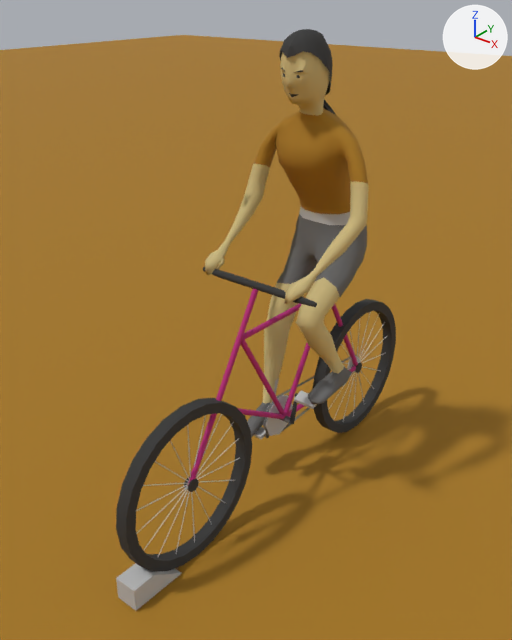
An edit to the COLLADA model exercises/Bicycle/src/bicycle/assets/bicycle.dae, drawn before and after from the same camera.
One viewpoint serves both versions: a camera (50 mm lens) standing at (0.159, -0.201, 0.214) and looking at (-0.006, 0.004, 0.087). Every picture has the same lights, and +X, +Y and +Z are marked at upper right. Where no turn or scale is listed for an object, it has been applied to the vertices.

In view in the first picture: 'beam4', 'beam6', 'block', 'ground', 'hair', 'handleBar', 'polySurface1', 'wheelBack', 'wheelFron'.
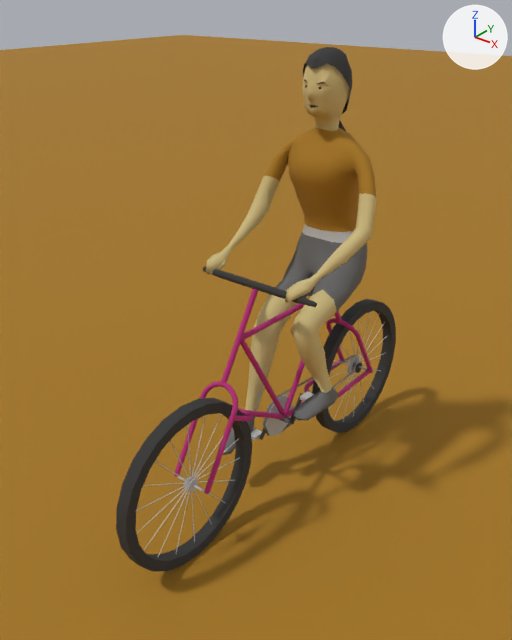
Location of each change, (x1, y1, x2, y2) in pixels of the pictures (512 x 640 px):
'polySurface1', reshaped
    before: (205, 51, 369, 438)
    after: (206, 64, 376, 455)
'wheelBack', no longer drawn (black)
    before: (313, 299, 396, 433)
'wheelBack.001', added (black)
    after: (312, 299, 396, 433)
'hair', mesh turned
    before: (279, 29, 336, 115)
    after: (303, 47, 352, 131)
'block', deleted
    before: (116, 563, 181, 611)
'beam6', reshaped (46% narrower, 51% shorter)
    before: (188, 288, 258, 483)
    after: (221, 288, 258, 384)
'beam11', added
    after: (204, 412, 236, 494)
'pTorus1', added
    after: (200, 381, 238, 413)
'beam13', added
    after: (174, 397, 203, 477)
'pTorus3', added
    after: (326, 318, 360, 339)
'pasted__beam14', added
    after: (338, 369, 370, 396)
'beam14', added
    after: (356, 337, 373, 373)
'beam4', deleted
    before: (287, 366, 356, 417)
'beam10', added
    after: (229, 415, 249, 421)
'pTorus2', added
    after: (238, 408, 253, 421)
'beam8', added
    after: (328, 328, 345, 363)
'handleBar1', added
    after: (178, 476, 210, 495)
'pasted__pTorus3', added
    after: (304, 382, 340, 397)
'pasted__beam8', added
    after: (309, 360, 341, 385)
'handleBar2', added
    after: (345, 361, 373, 372)

What changed in the scene script:
```text
Change me_hairshape:
    where me_hairshape.from_pydata(...)  # 147 vertices, 261 faces; spans x -0.0115..0.01, y 0.0158..0.0524, z 0.147..0.1969
    me_hairshape part 1: the whole mesh is turned -10.9 degrees about the x axis through its middle, then moved by (0.0, 0.0122, -0.0082)
Change me_polysurfaceshape1:
    remove me_polysurfaceshape1.from_pydata(...)  # 908 vertices, 1824 faces; spans x -0.029..0.03, y -0.007..0.061, z 0.022..0.196
    add me_polysurfaceshape1.from_pydata(...)  # 908 vertices, 1824 faces; spans x -0.029..0.03, y -0.009..0.062, z 0.022..0.189
    me_polysurfaceshape1 part 2: 902 of 908 vertices moved; they spanned x -0.029..0.03, y -0.007..0.061, z 0.022..0.196 and now span x -0.029..0.03, y -0.009..0.062, z 0.022..0.189; mean shift (0.0, 0.004, -0.006); largest move (0.001, 0.03, 0.196) -> (0.001, 0.047, 0.188)
Change me_beamshape6:
    where me_beamshape6.from_pydata(...)  # 32 vertices, 60 faces; spans x -0.0019..0.0011, y -0.0447..-0.0021, z 0.0338..0.1052
    me_beamshape6 part 3: the whole mesh is multiplied about its middle by the matrix ((1.0, 0.0, 0.0), (-0.002, 0.871, -0.224), (-0.004, -0.224, 0.613)), then moved by (0.0, 0.0105, 0.0182)
Remove ob_beam4:
    ob_beam4 = bpy.data.objects.new('beam4', me_beamshape4)
Change ob_wheelback:
    ob_wheelback: bpy.data.objects.new('wheelBack', me_wheelbackshape) -> bpy.data.objects.new('wheelBack', None)
Remove ob_block:
    ob_block = bpy.data.objects.new('block', me_blockshape)
Add ob_pasted__beam8:
    ob_pasted__beam8 = bpy.data.objects.new('pasted__beam8', me_pasted__beamshape8)  # 32 vertices, 60 faces; spans x -0.0086..-0.0065, y 0.0481..0.078, z 0.034..0.0364; in mat_pasted__lambert4 (pink #b42978)
    ob_pasted__beam8.location = (0.0, 0.0, 0.0)
Add ob_pasted__ptorus3:
    ob_pasted__ptorus3 = bpy.data.objects.new('pasted__pTorus3', me_pasted__ptorusshape3)  # 220 vertices, 400 faces; spans x -0.0087..0.0099, y 0.0388..0.0481, z 0.0341..0.0361; in mat_pasted__lambert4 (pink #b42978)
    ob_pasted__ptorus3.location = (0.0, 0.0, 0.0)
Add ob_pasted__beam14:
    ob_pasted__beam14 = bpy.data.objects.new('pasted__beam14', me_pasted__beamshape14)  # 32 vertices, 60 faces; spans x 0.0078..0.01, y 0.0481..0.078, z 0.034..0.0364; in mat_pasted__lambert4 (pink #b42978)
    ob_pasted__beam14.location = (0.0, 0.0, 0.0)
Add ob_wheelback_001:
    ob_wheelback_001 = bpy.data.objects.new('wheelBack.001', me_wheelbackshape_1)  # 96 vertices, 192 faces; spans x -0.002..0.0045, y 0.0423..0.1124, z 0.0..0.07; in mat_lambert2 (black #333333)
    ob_wheelback_001.location = (0.0, 0.0, 0.0)
Add ob_beam8:
    ob_beam8 = bpy.data.objects.new('beam8', me_beamshape8)  # 32 vertices, 60 faces; spans x -0.0082..-0.0061, y 0.0619..0.0789, z 0.034..0.0609; in mat_lambert4 (pink #b42978)
    ob_beam8.location = (0.0, 0.0, 0.0)
Add ob_ptorus3:
    ob_ptorus3 = bpy.data.objects.new('pTorus3', me_ptorusshape3)  # 220 vertices, 400 faces; spans x -0.0083..0.0103, y 0.0577..0.0637, z 0.0598..0.0685; in mat_lambert4 (pink #b42978)
    ob_ptorus3.location = (0.0, 0.0, 0.0)
Add ob_beam14:
    ob_beam14 = bpy.data.objects.new('beam14', me_beamshape14)  # 32 vertices, 60 faces; spans x 0.0082..0.0104, y 0.0619..0.0789, z 0.034..0.0609; in mat_lambert4 (pink #b42978)
    ob_beam14.location = (0.0, 0.0, 0.0)
Add ob_beam10:
    ob_beam10 = bpy.data.objects.new('beam10', me_beamshape10)  # 32 vertices, 60 faces; spans x 0.00703..0.0092, y -0.02892..-0.01829, z 0.0554..0.06257; in mat_lambert4 (pink #b42978)
    ob_beam10.location = (0.0, 0.0, 0.0)
Add ob_ptorus2:
    ob_ptorus2 = bpy.data.objects.new('pTorus2', me_ptorusshape2)  # 220 vertices, 400 faces; spans x -0.0093..0.0093, y -0.0197..-0.011, z 0.0514..0.0575; in mat_lambert4 (pink #b42978)
    ob_ptorus2.location = (0.0, 0.0, 0.0)
Add ob_handlebar2:
    ob_handlebar2 = bpy.data.objects.new('handleBar2', me_handlebar2shape)  # 64 vertices, 124 faces; spans x -0.0084..0.0106, y 0.0775..0.0787, z 0.0345..0.0355; in mat_lambert3 (grey #b8b8b8)
    ob_handlebar2.location = (0.0, 0.0, 0.0)
Add ob_handlebar1:
    ob_handlebar1 = bpy.data.objects.new('handleBar1', me_handlebar1shape)  # 64 vertices, 124 faces; spans x -0.0101..0.0089, y -0.0435..-0.0422, z 0.0342..0.0352; in mat_lambert3 (grey #b8b8b8)
    ob_handlebar1.location = (0.0, 0.0, 0.0)
Add ob_beam13:
    ob_beam13 = bpy.data.objects.new('beam13', me_beamshape13)  # 32 vertices, 60 faces; spans x -0.0099..-0.0072, y -0.0439..-0.0258, z 0.0341..0.0641; in mat_lambert4 (pink #b42978)
    ob_beam13.location = (0.0, 0.0, 0.0)
Add ob_beam11:
    ob_beam11 = bpy.data.objects.new('beam11', me_beamshape11)  # 32 vertices, 60 faces; spans x 0.0066..0.0093, y -0.0439..-0.0258, z 0.0341..0.0641; in mat_lambert4 (pink #b42978)
    ob_beam11.location = (0.0, 0.0, 0.0)
Add ob_ptorus1:
    ob_ptorus1 = bpy.data.objects.new('pTorus1', me_ptorusshape1)  # 220 vertices, 400 faces; spans x -0.0093..0.0093, y -0.0277..-0.0216, z 0.0629..0.0717; in mat_lambert4 (pink #b42978)
    ob_ptorus1.location = (0.0, 0.0, 0.0)
```
